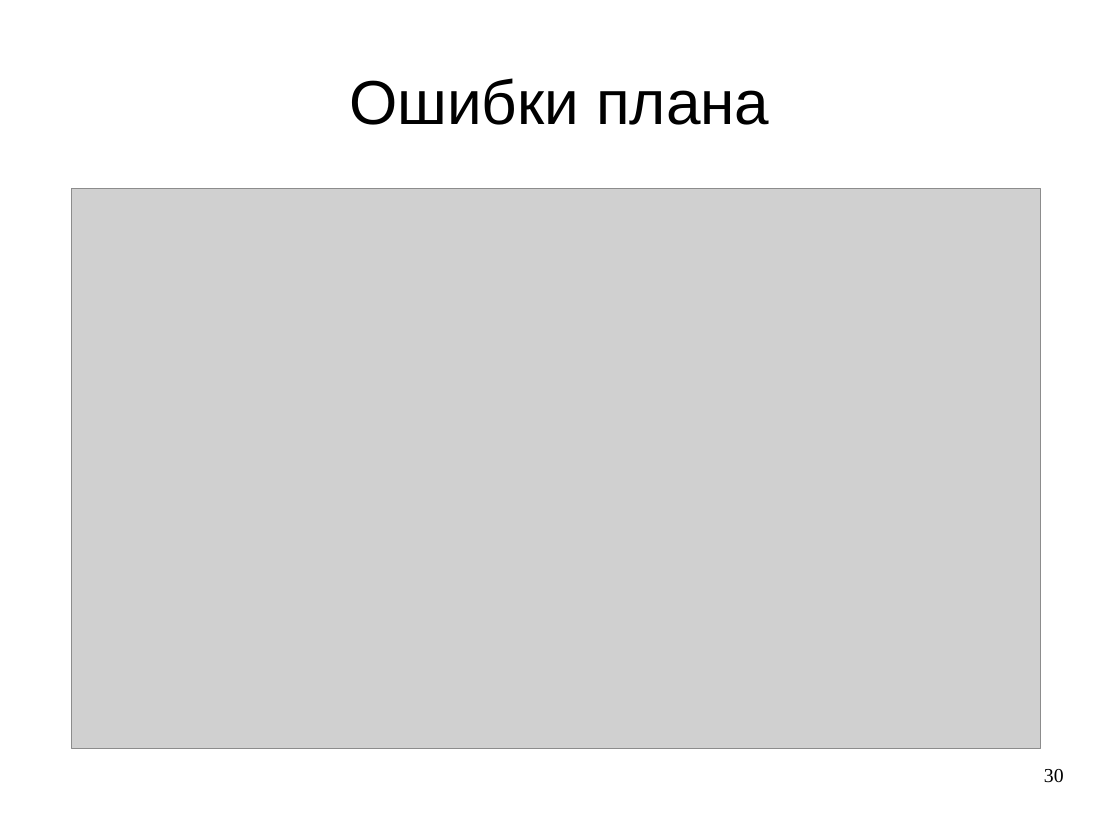
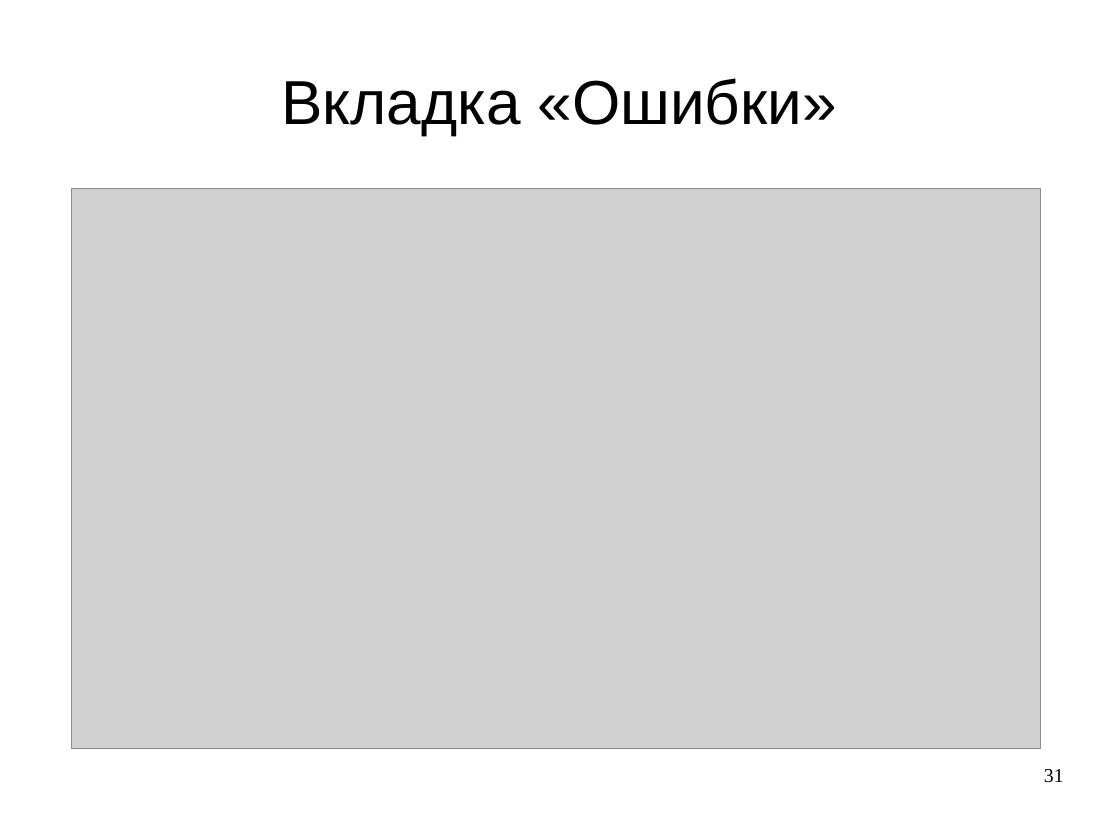
Before and after one commit to LilyTs/Diplom, a slide deck: slide 31 of Цаплина_(Дипломная).ppt (slide 30 before the commit). Drawn at 1120x840 pixels with LibreOffice and Linux fonts; fonts in the diff are those of the drawing; grey boxes stand for pictures. Boxes give left, top, right and bottom in pixels: in the first picture for what was removed or moved away, otherwise in the second. Text is boxed around its words. In the diff, an @@ line names an element or a change of style, - is before the commit and + after.

```diff
--- a/Цаплина_(Дипломная).ppt
+++ b/Цаплина_(Дипломная).ppt
@@ title at box(282, 78, 837, 135): text changed @@
-Ошибки плана
+Вкладка «Ошибки»
@@ page number at box(1044, 769, 1064, 783): text changed @@
-30
+31
```
Also in this commit, not shown: 6 other slides changed, 2 slides added, 1 slide removed, 1 other file.
